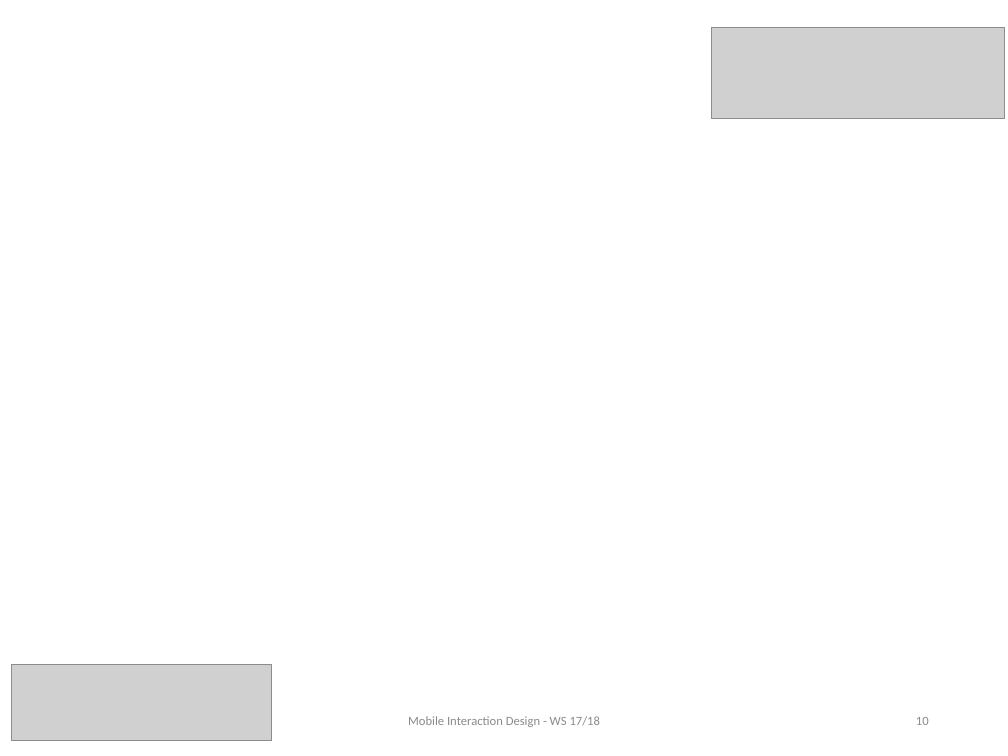
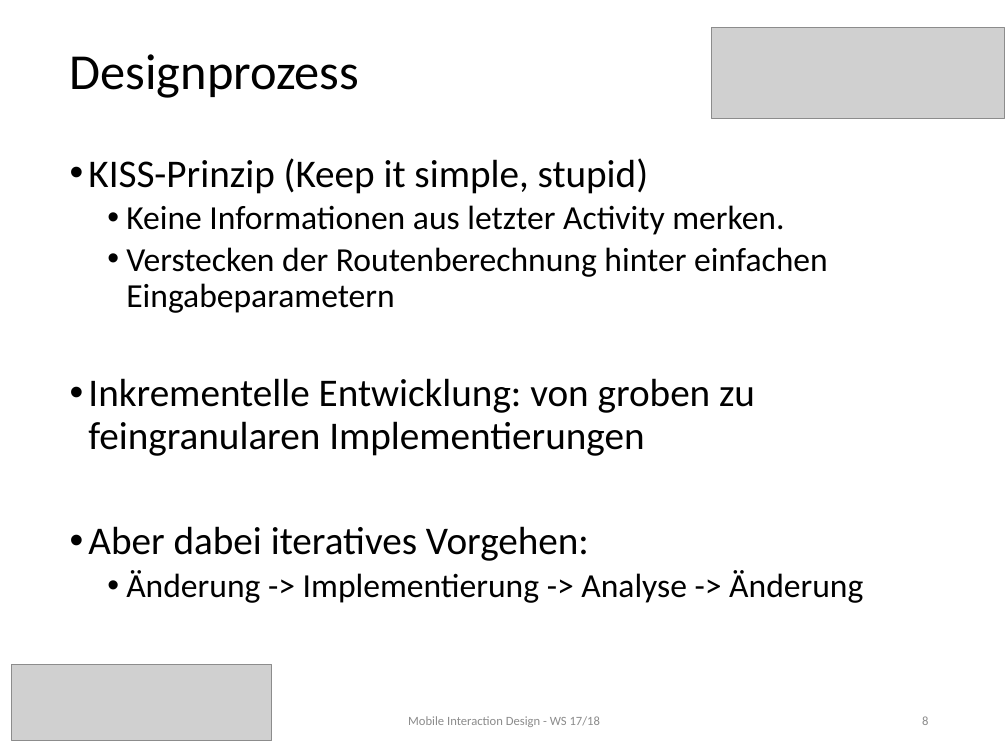
Before and after one commit to MIDw17group02/sightseeingApp, a slide deck: slide 8 of NiceTours Presentation.pptx (slide 10 before the commit). Drawn at 1008x756 pixels with LibreOffice and Linux fonts; fonts in the diff are those of the drawing; grey boxes stand for pictures. Boxes give left, top, right and bottom in pixels: in the first picture for what was removed or moved away, otherwise in the second. Text is boxed around its words. In the diff, an @@ line names an element or a change of style, - is before the commit and + after.

```diff
--- a/NiceTours Presentation.pptx
+++ b/NiceTours Presentation.pptx
@@ title added at [70,54,360,98], 36 pt, text #000000 @@
+Designprozess
@@ text added at [88,158,863,603], 24 pt, text #000000 @@
+• KISS-Prinzip (Keep it simple, stupid)
+  • Keine Informationen aus letzter Activity merken.
+  • Verstecken der Routenberechnung hinter einfachen Eingabeparametern
+• Inkrementelle Entwicklung: von groben zu feingranularen Implementierungen
+• Aber dabei iteratives Vorgehen:
+  • Änderung -> Implementierung -> Analyse -> Änderung
@@ text "Mobile Interaction Design - WS ..." at [408,716,600,727]: text colour #8B8B8B to #8C8C8C @@
@@ page number at [922,716,928,725]: text changed; text colour #8B8B8B to #8C8C8C @@
-10
+8
```
Also in this commit, not shown: 7 other slides changed, 2 slides added, 3 slides removed, 16 other files.
